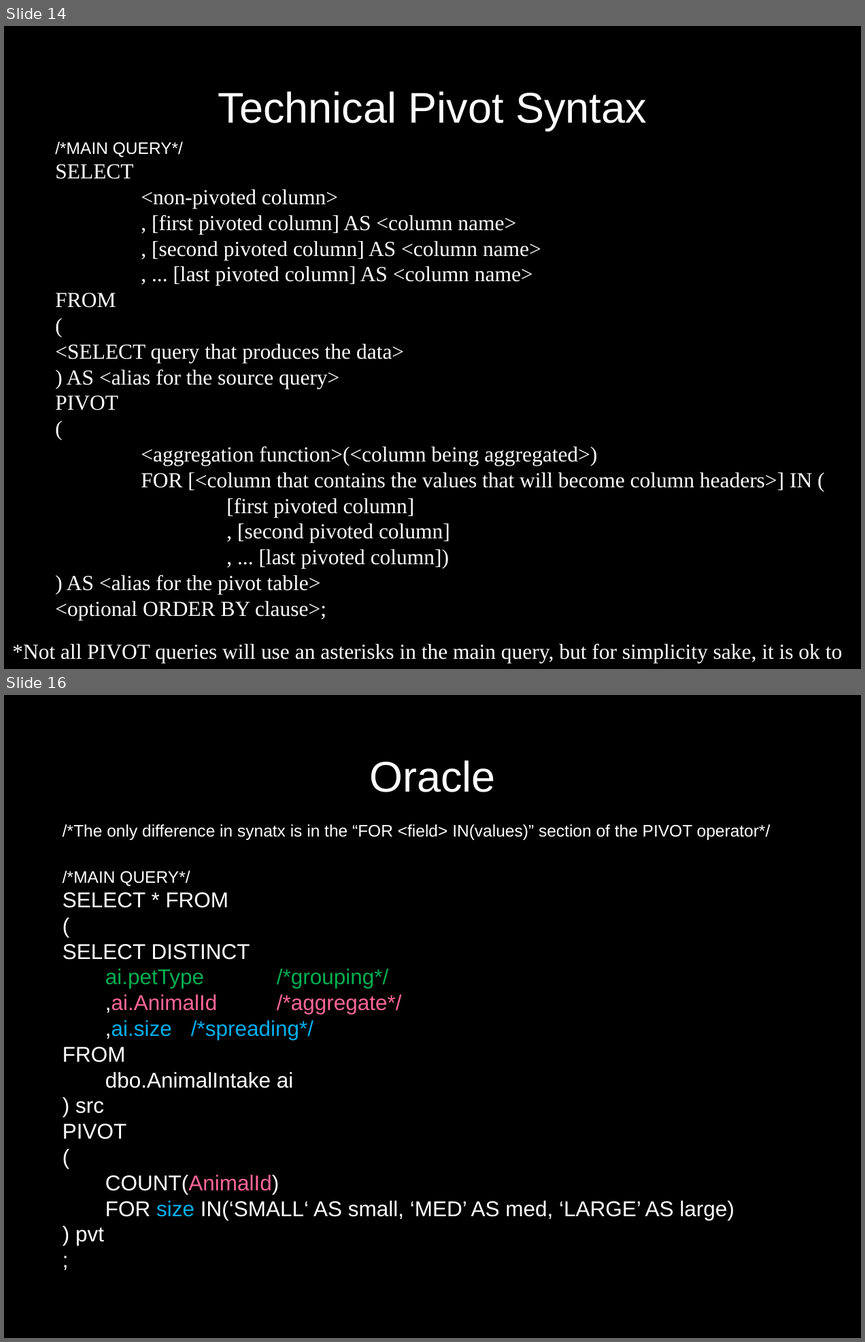
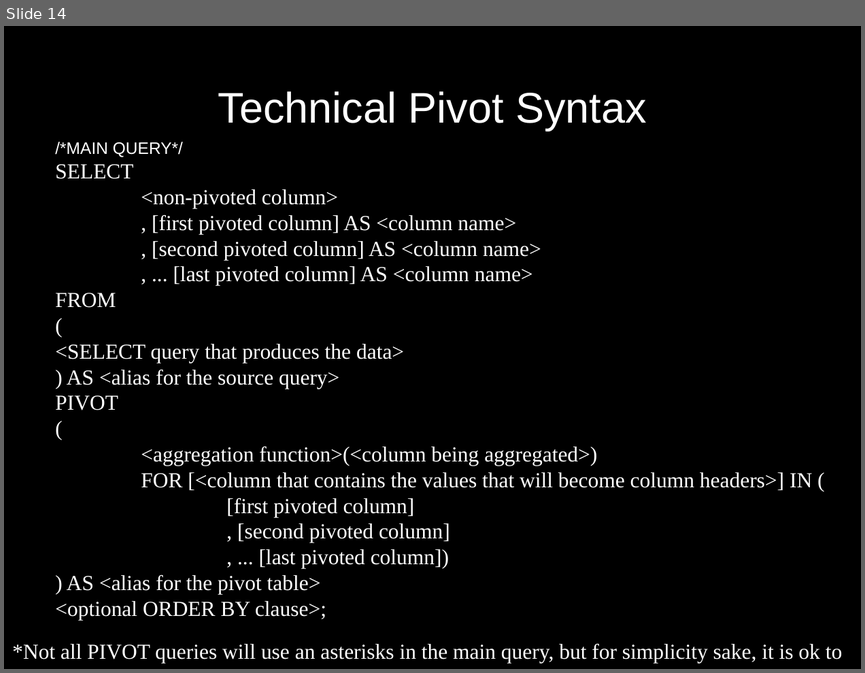
Before and after one commit to serenitysql/PIVOT, a slide deck: PivotDemo/Power of Pivotv BSSUG.pptx. Shown one above the other, each under a label of ours: slides 14 and 16 before the commit, slide 14 after it; the slides between them are not shown. The pictures are 865x1342 and 865x673 pixels, drawn with LibreOffice and Linux fonts; fonts in the diff are those of the drawing; background and template pictures are left out. Boxes give left, top, right and bottom in pixels: in the first picture for what was removed or moved away, otherwise in the second. Text is boxed around its words. In the diff, an @@ line names an element or a change of style, - is before the commit and + after.

```diff
--- a/PivotDemo/Power of Pivotv BSSUG.pptx
+++ b/PivotDemo/Power of Pivotv BSSUG.pptx
@@ slide 16 removed at <box>4,695,861,1338</box>, background picture (left out) @@
@@ text removed at <box>369,760,495,792</box> @@
-Oracle
@@ text removed at <box>62,824,770,1245</box> @@
-/*The only difference in synatx is in the “FOR <field> IN(values)” section of the PIVOT operator*/
-/*MAIN QUERY*/
-SELECT * FROM
-(
-SELECT DISTINCT
-  ai.petType /*grouping*/
-  ,ai.AnimalId /*aggregate*/
-  ,ai.size /*spreading*/
-FROM
-  dbo.AnimalIntake ai
-) src
-PIVOT
-(
-  COUNT(AnimalId)
-  FOR size IN(‘SMALL‘ AS small, ‘MED’ AS med, ‘LARGE’ AS large)
-) pvt
-;
```
Also in this commit, not shown: 2 slides changed, 5 other files.
